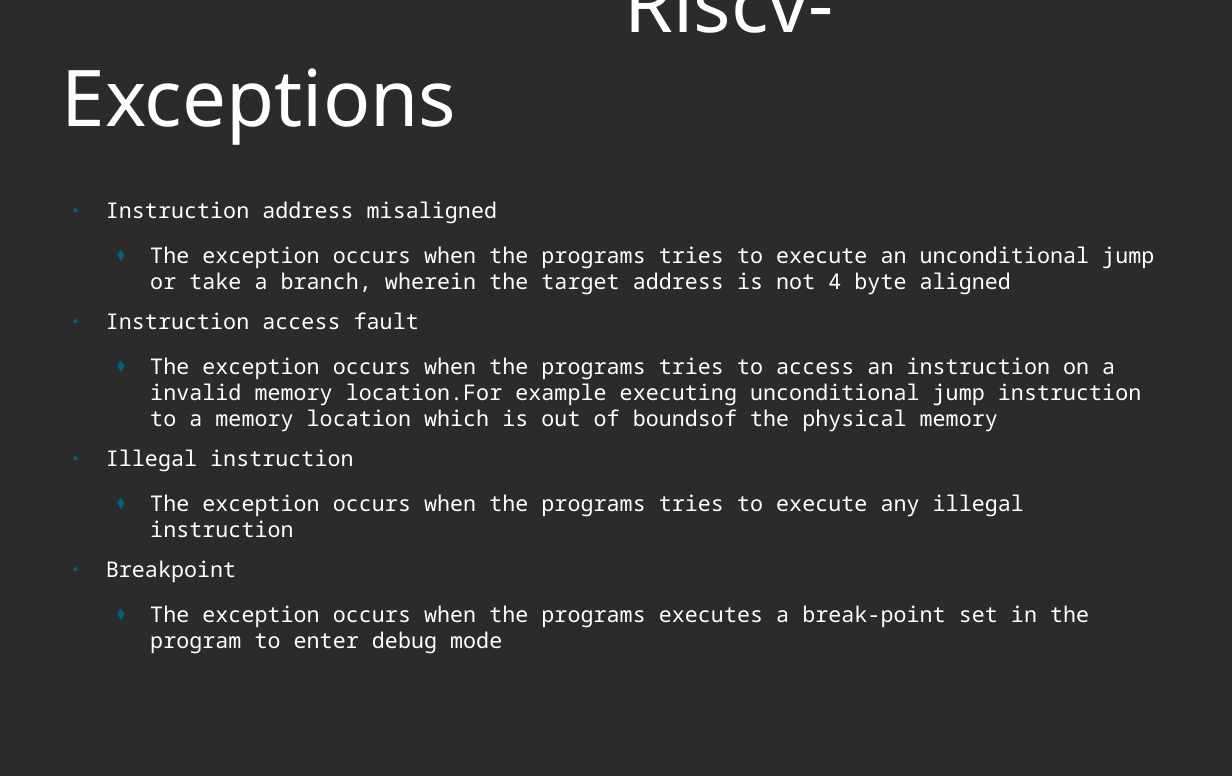
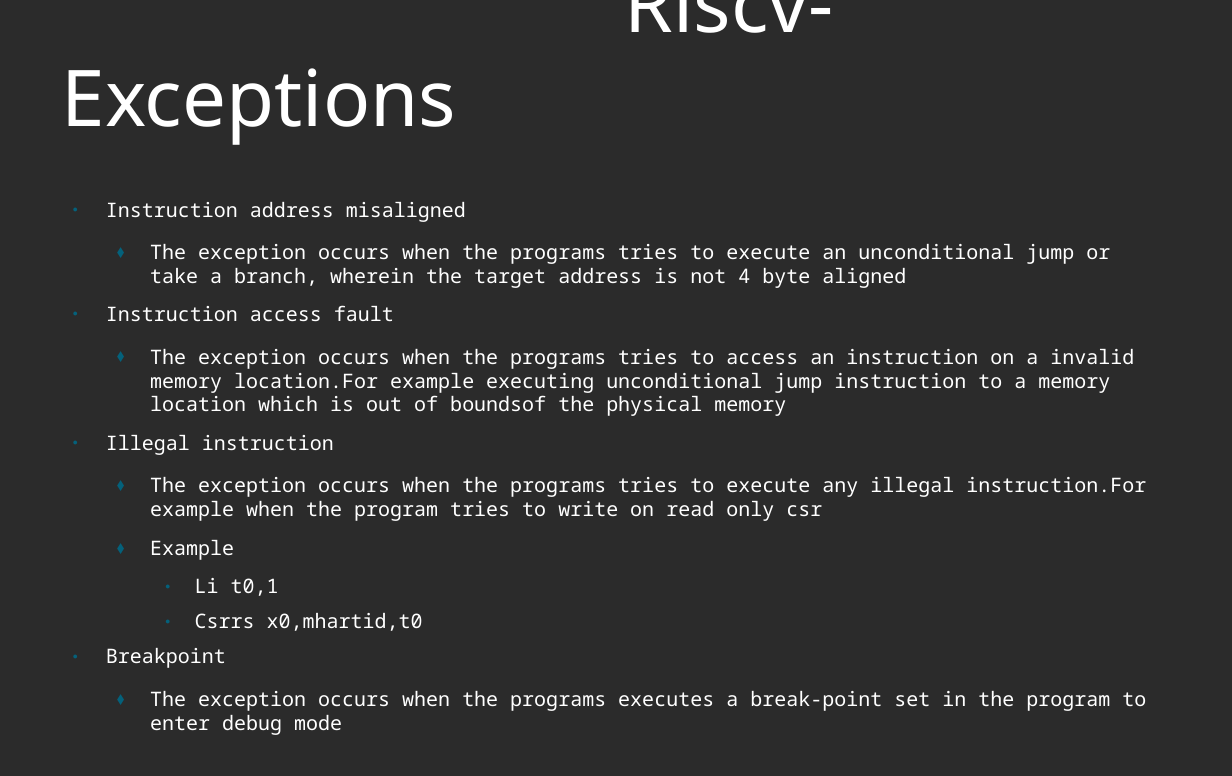
Before and after one commit to murthuja1708/desd_class, a slide deck: slide 32 of RISCV.odp (slide 23 before the commit). Drawn at 1232x776 pixels with LibreOffice and Linux fonts; fonts in the diff are those of the drawing; background and template pictures are left out; a plain dark background stands for a picture behind light text. Boxes give left, top, right and bottom in pixels: in the first picture for what was removed or moved away, otherwise in the second. Text is boxed around its words. In the diff, an @@ line names an element or a change of style, - is before the commit and + after.

```diff
--- a/RISCV.odp
+++ b/RISCV.odp
@@ text at box(106, 202, 1146, 735): size 16.6 to 15.3 pt in "Instruction address misaligned", "The exception occurs when the programs tries ...", "Instruction access fault", "The exception occurs when the programs tries ..." and 3 more places @@
@@ text at box(150, 477, 1146, 631): text changed; size 16.6 to 15.3 pt @@
-  ⬧ The exception occurs when the programs tries to execute any illegal instruction
+  ⬧ The exception occurs when the programs tries to execute any illegal instruction.For example when the program tries to write on read only csr
+  ⬧ Example
+    ● Li t0,1
+    ● Csrrs x0,mhartid,t0
```
Also in this commit, not shown: 8 other slides changed, 15 slides added, 3 slides removed, 2 other files.
